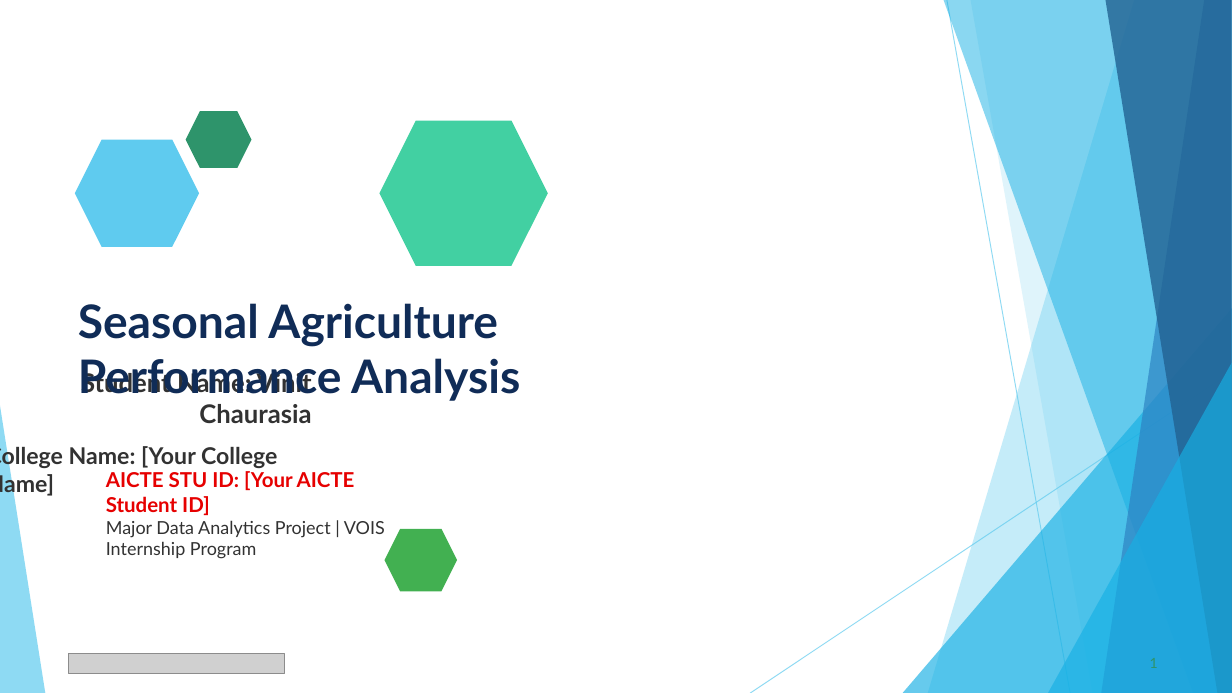
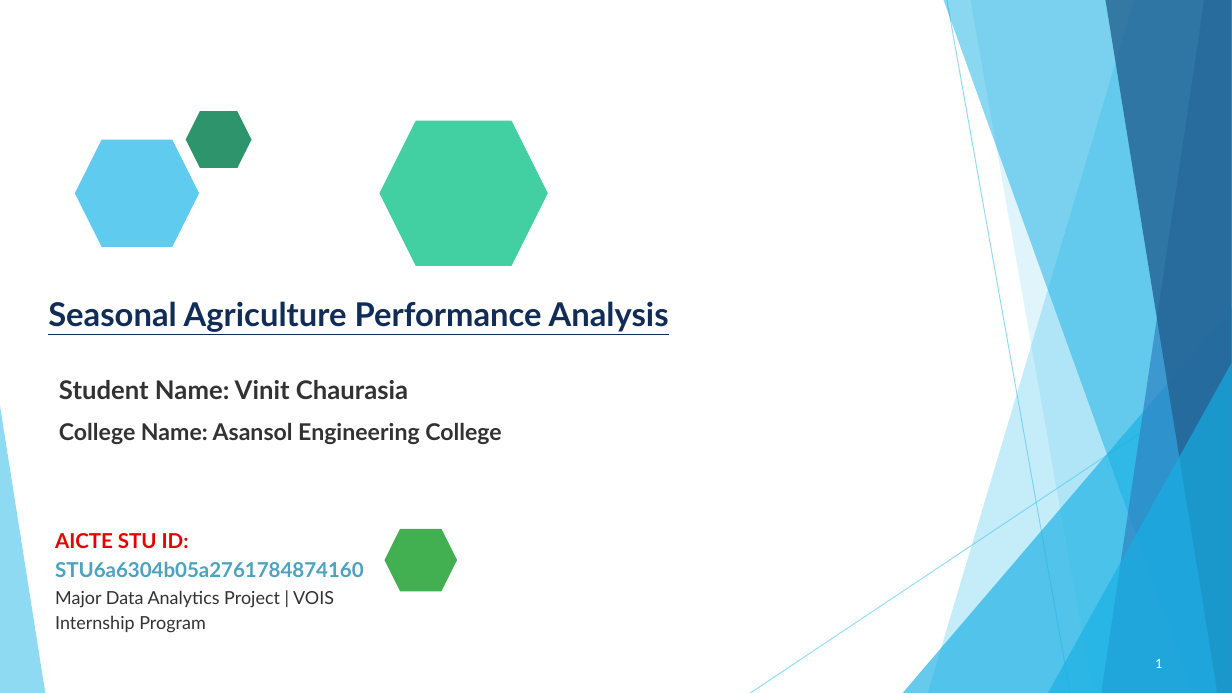
Before and after one commit to chourasiavinit9-dev/Seasonal_Major_project, a slide deck: slide 1 of VOIS_Major_Project_PPT_Submission_Template.pptx. Drawn at 1232x693 pixels with LibreOffice and Linux fonts; fonts in the diff are those of the drawing; grey boxes stand for pictures. Boxes give left, top, right and bottom in pixels: in the first picture for what was removed or moved away, otherwise in the second. Text is boxed around its words. In the diff, an @@ line names an element or a change of style, - is before the commit and + after.

Commit message:
Replace template with final completed submission PPTX (with certificate and student details) and add SUBMISSION_MAJOR_PROJECT.pdf

```diff
--- a/VOIS_Major_Project_PPT_Submission_Template.pptx
+++ b/VOIS_Major_Project_PPT_Submission_Template.pptx
@@ freeform shape at box(1105, 0, 1232, 693): fill #226292 at 80% opacity to #236292 at 80% opacity @@
@@ title "Seasonal Agriculture Performance Analysis": place and size @@
-title "Seasonal Agriculture Performance Analysis" at box(78, 303, 520, 401)
+title "Seasonal Agriculture Performance Analysis" at box(48, 301, 669, 332)
@@ title "Seasonal Agriculture Performance Analysis" at box(48, 301, 669, 332): size 36 to 25.6 pt, underline on @@
@@ triangle removed at box(903, 308, 1232, 693) @@
@@ freeform shape added at box(903, 308, 1232, 693), fill #17B0E4 at 66% opacity @@
@@ text "Student Name: Vinit Chaurasia": place and size @@
-text "Student Name: Vinit Chaurasia" at box(0, 370, 312, 497)
+text "Student Name: Vinit Chaurasia" at box(59, 380, 501, 444)
@@ text at box(59, 380, 408, 399): alignment right to left @@
@@ triangle removed at box(1048, 363, 1232, 693) @@
@@ freeform shape added at box(1048, 363, 1232, 693), fill #17B0E4 at 66% opacity @@
@@ triangle removed at box(0, 406, 45, 693) @@
@@ freeform shape added at box(0, 406, 45, 693), fill #5FCBEF at 70% opacity @@
@@ text at box(59, 423, 501, 444): text changed @@
-College Name: [Your College Name]
+College Name: Asansol Engineering College
@@ text "AICTE STU ID: STU6a6304b05a2761784874160": place and size @@
-text "AICTE STU ID: STU6a6304b05a2761784874160" at box(106, 471, 385, 559)
+text "AICTE STU ID: STU6a6304b05a2761784874160" at box(55, 533, 364, 633)
@@ text at box(55, 533, 364, 577): text changed; text colour #E60000 to #4CA2BF @@
-AICTE STU ID: [Your AICTE Student ID]
+AICTE STU ID: STU6a6304b05a2761784874160
@@ hexagon removed at box(384, 529, 457, 592) @@
@@ freeform shape added at box(384, 529, 457, 592), fill #42B051 @@
@@ text at box(55, 590, 334, 633): line spacing 1 to 1.2 @@
@@ picture removed at box(68, 654, 285, 674) @@
@@ page number removed at box(1150, 658, 1158, 668) @@
-1
@@ page number added at box(1155, 659, 1162, 668), 11 pt, text #FFFFFF @@
+1
```
Also in this commit, not shown: 13 other slides changed, 1 other file.
